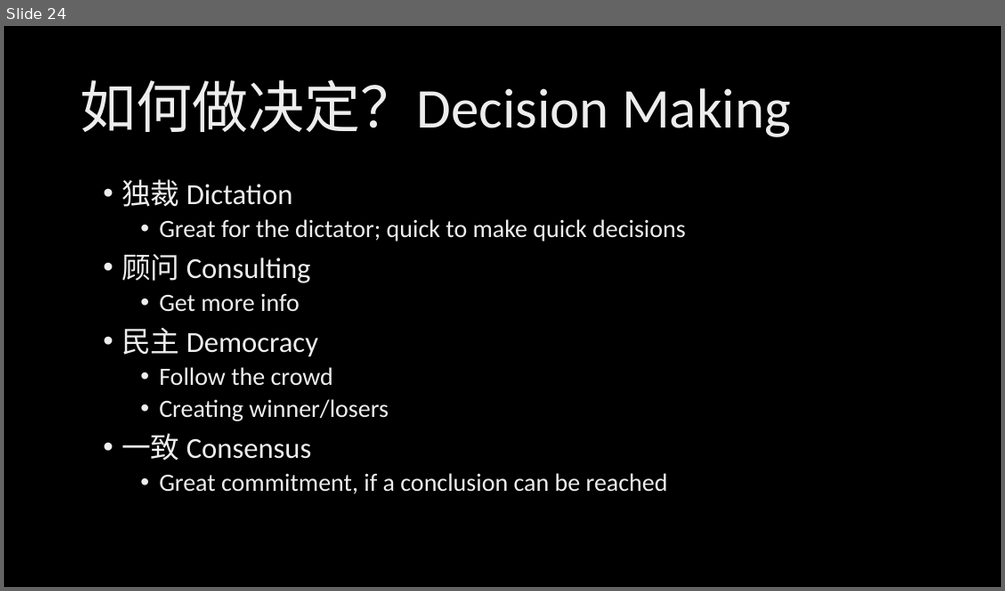
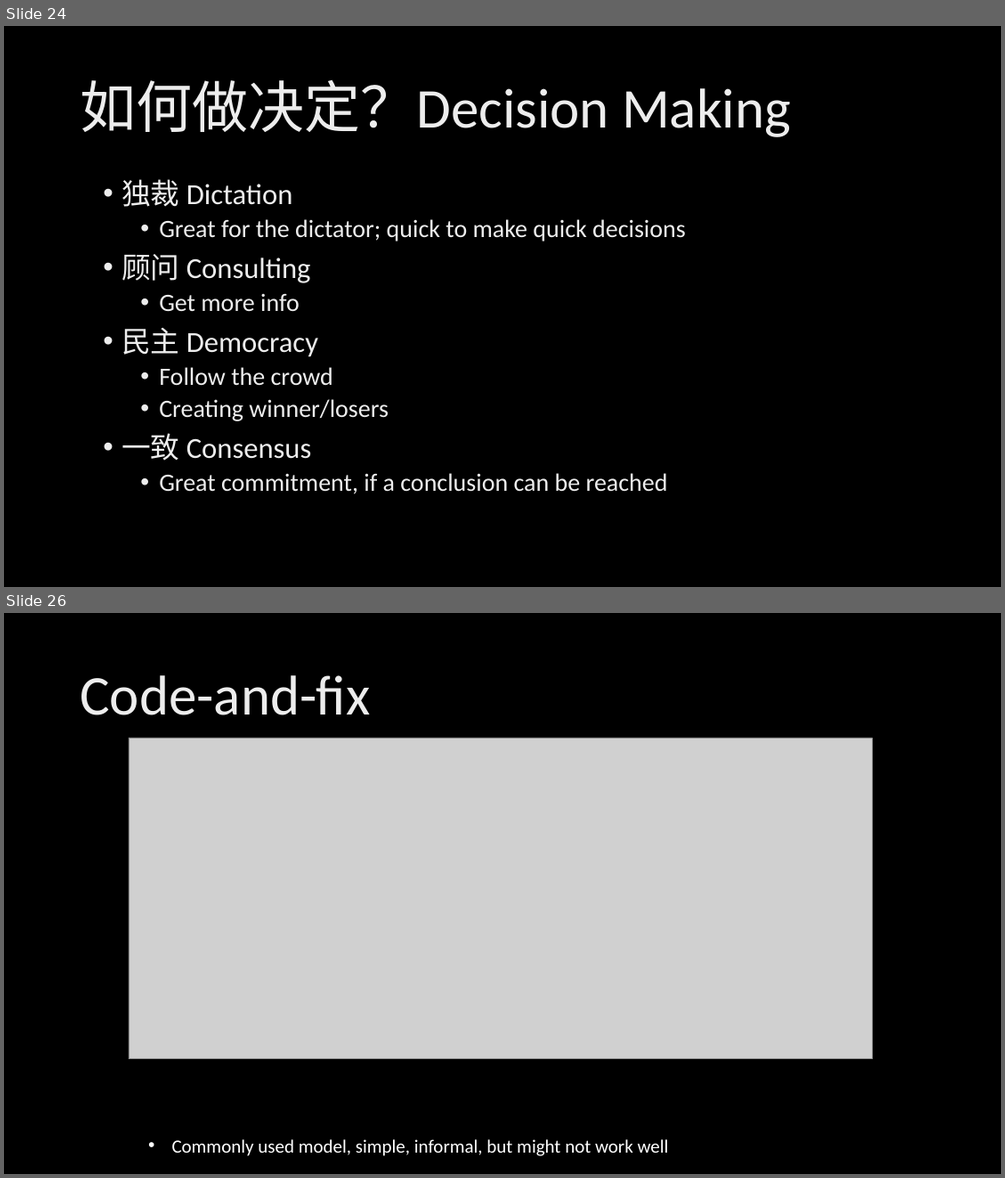
Before and after one commit to xinase/ASE, a slide deck: chapter5/ASE_5_Team_and_Process.pptx. Shown one above the other, each under a label of ours: slide 24 before the commit, slides 24 and 26 after it; the slides between them are not shown. The pictures are 1005x591 and 1005x1178 pixels, drawn with LibreOffice and Linux fonts; fonts in the diff are those of the drawing; grey boxes stand for pictures; background and template pictures are left out. Boxes give left, top, right and bottom in pixels: in the first picture for what was removed or moved away, otherwise in the second. Text is boxed around its words. In the diff, an @@ line names an element or a change of style, - is before the commit and + after.

```diff
--- a/chapter5/ASE_5_Team_and_Process.pptx
+++ b/chapter5/ASE_5_Team_and_Process.pptx
@@ slide 26 added at <box>4,613,1001,1174</box>, background picture (left out) @@
@@ title added at <box>80,675,370,715</box>, 54 pt, text gradient #BFBFBF to #EDEDED to #FFFFFF @@
+Code-and-fix
@@ picture added at <box>129,738,872,1060</box> @@
@@ text added at <box>172,1139,669,1156</box>, 18 pt, text #FFFFFF @@
+• Commonly used model, simple, informal, but might not work well
```
Also in this commit, not shown: 1 slide changed, 22 other slides added.
